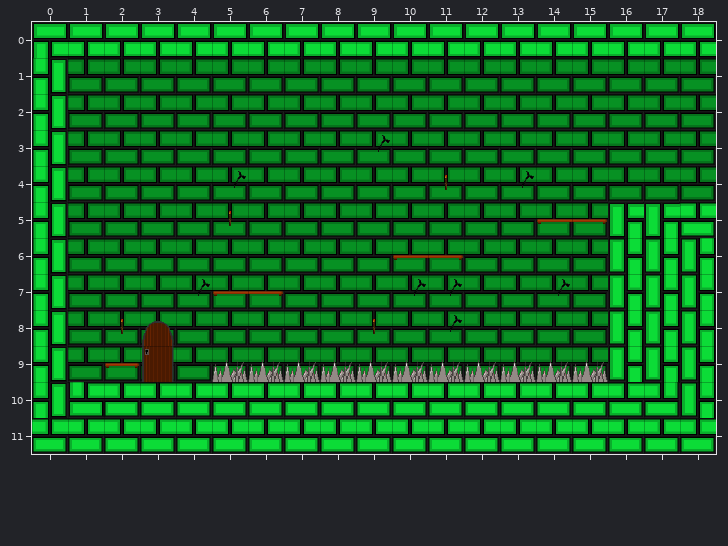
An edit to a level. Tiled map, Content/Maps/map_1_3.tmx. Above is the file before it was changed.
Cells are 45x45 px. Shown: x 0..18, y 0..11.
After:
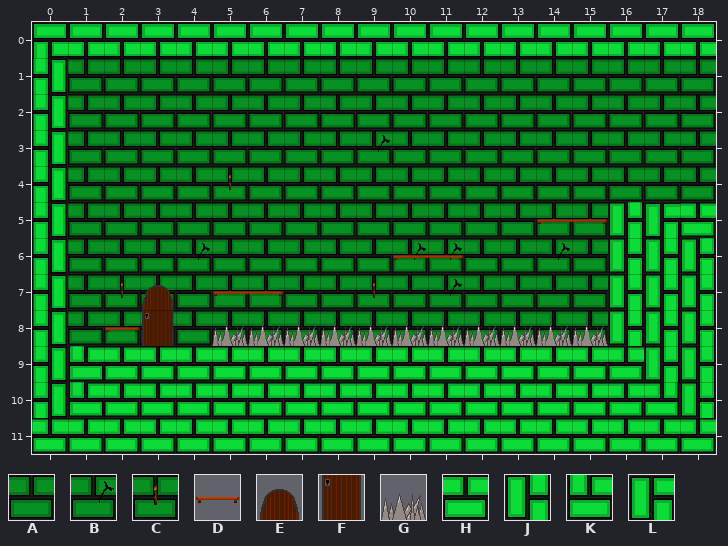
Key: from "mur": A 9, B 10, C 11; from "objets": D 0, E 8, F 9, G 13; from "sol": H 24, J 27, K 28 flipped left-right, L 29 flipped left-right.
_ is an empty cell, . an unchanged one.
What changed:
--- layer "briques"
@@ x 1..16 @@
- 4 ....B.....C.B...
- 5 ....C..........L
- 6 ...A.....AA..A..
- 7 .A.B....AB...B..
- 8 .C......C.B.....
- 9 AAAAAAAAAAAAAAAJ
+ 4 ....C.....A.A...
+ 5 ....A..........J
+ 6 ...B.....BB..B..
+ 7 .C.A....CA...A..
+ 8 .A......A.A.....
+ 9 KHHHHHHHHHHHHHHH
--- layer "obstacles"
@@ x 2..15 @@
- 7 ._............
- 8 _E.___________
- 9 DF.GGGGGGGGGGG
+ 7 .E............
+ 8 DF.GGGGGGGGGGG
+ 9 __.___________
Boxes around the changes in both pictures, in picture pixels (x1, y1, x2, y2):
changed: (68, 171, 644, 382)
